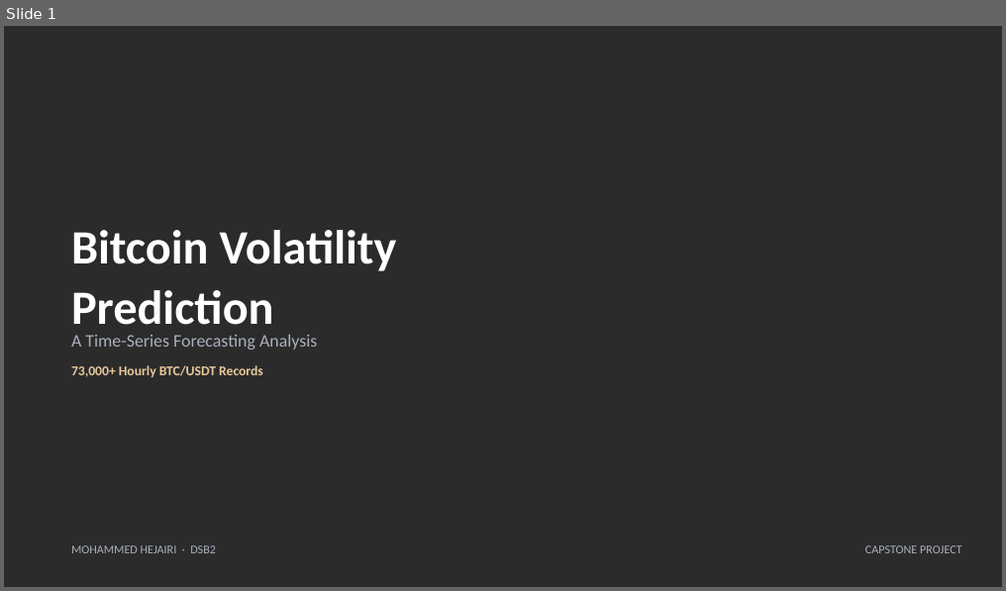
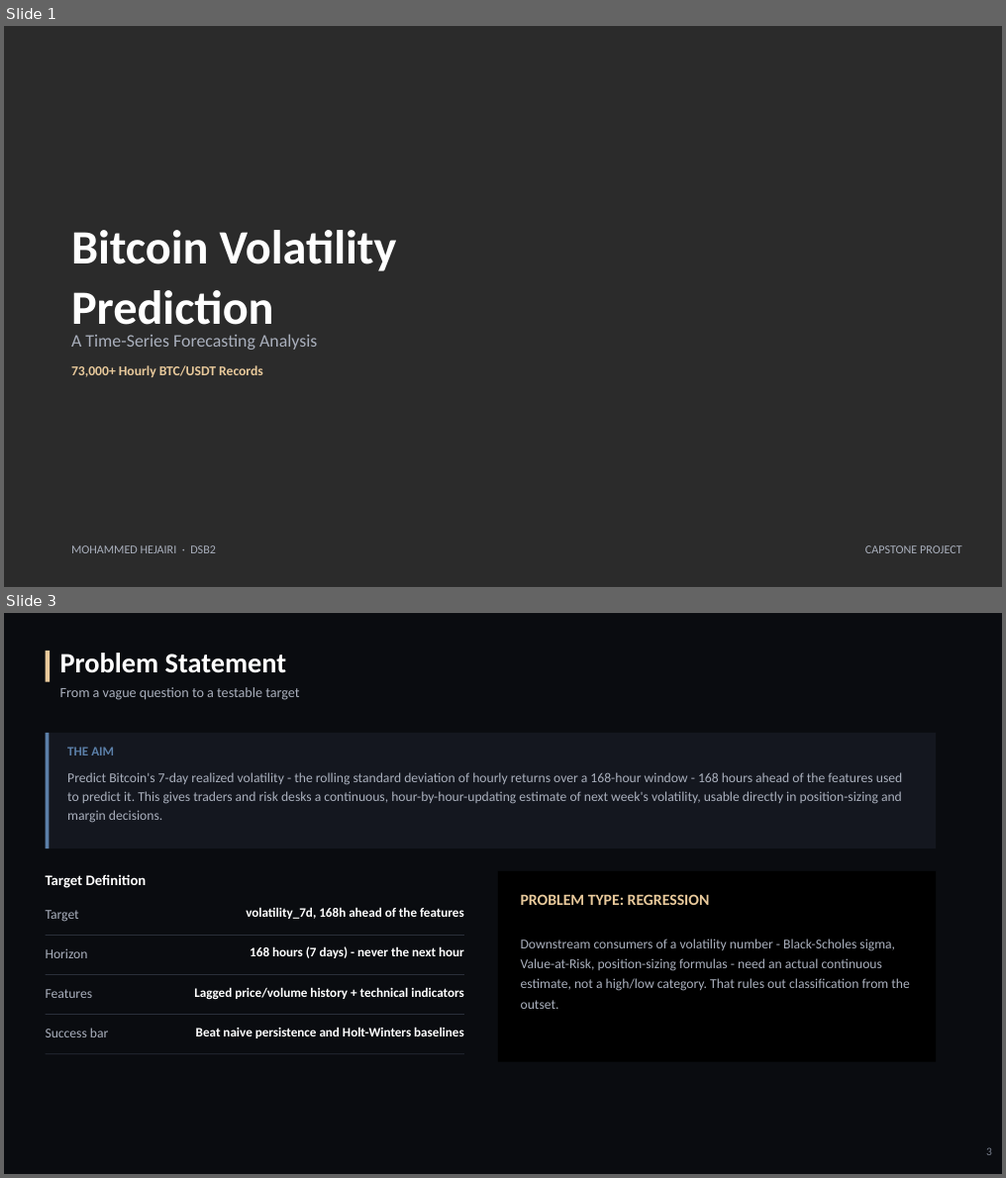
Before and after one commit to mhejairi10/bitcoin-volatility-prediction, a slide deck: presentation/capstone-btc-volatility-canva.pptx. Shown one above the other, each under a label of ours: slide 1 before the commit, slides 1 and 3 after it; the slides between them are not shown. The pictures are 1006x591 and 1006x1178 pixels, drawn with LibreOffice and Linux fonts; fonts in the diff are those of the drawing; background and template pictures are left out; a plain dark background stands for a picture behind light text. Boxes give left, top, right and bottom in pixels: in the first picture for what was removed or moved away, otherwise in the second. Text is boxed around its words. In the diff, an @@ line names an element or a change of style, - is before the commit and + after.

Commit message:
Add Introduction and Problem Statement slides to the Canva deck
Inserted after the title, before Objective: Introduction (the motivation
- boat analogy, why volatility not price - plus the four-row use-case
table) and Problem Statement (the aim, a target-definition table, and
the regression-not-classification framing), both pulled from the
report's own Section 1.1-1.3. Deck grows from 17 to 19 slides; all
subsequent page numbers renumbered accordingly.

```diff
--- a/presentation/capstone-btc-volatility-canva.pptx
+++ b/presentation/capstone-btc-volatility-canva.pptx
@@ slide 3 added at box(4, 613, 1002, 1174), background #FFFFFF @@
@@ rectangle added at box(4, 613, 1002, 1174), fill #0A0C10 @@
@@ rectangle added at box(46, 651, 50, 682), fill #E8C99B @@
@@ text added at box(60, 653, 287, 673), 27 pt, text #FFFFFF, bold @@
+Problem Statement
@@ text added at box(60, 687, 299, 700), 13.5 pt, text #A9AFBC @@
+From a vague question to a testable target
@@ rectangle added at box(46, 733, 936, 849), fill #14171F @@
@@ rectangle added at box(46, 733, 49, 849), fill #5B7FA8 @@
@@ text added at box(67, 747, 114, 756), 12.5 pt, text #5B7FA8, bold @@
+THE AIM
@@ text added at box(67, 772, 902, 823), 13 pt, text #A9AFBC @@
+Predict Bitcoin's 7-day realized volatility - the rolling standard deviation of hourly returns over a 168-hour window - 168 hours ahead of the features used to predict it. This gives traders and risk desks a continuous, hour-by-hour-updating estimate of next week's volatility, usable directly in position-sizing and margin decisions.
@@ text added at box(46, 874, 147, 888), 14 pt, text #FFFFFF, bold @@
+Target Definition
@@ rectangle added at box(498, 871, 936, 1062), fill #000000 @@
@@ text added at box(246, 907, 464, 919), 12.5 pt, text #FFFFFF, bold @@
+volatility_7d, 168h ahead of the features
@@ text added at box(521, 894, 710, 905), 15 pt, text #E8C99B, bold @@
+PROBLEM TYPE: REGRESSION
@@ text added at box(46, 910, 79, 922), 13 pt, text #A9AFBC @@
+Target
@@ rectangle added at box(46, 935, 464, 936), fill #2A2F3A @@
@@ text added at box(521, 939, 909, 1009), 13 pt, text #A9AFBC @@
+Downstream consumers of a volatility number - Black-Scholes sigma, Value-at-Risk, position-sizing formulas - need an actual continuous estimate, not a high/low category. That rules out classification from the outset.
@@ text added at box(46, 949, 88, 959), 13 pt, text #A9AFBC @@
+Horizon
@@ text added at box(250, 947, 464, 959), 12.5 pt, text #FFFFFF, bold @@
+168 hours (7 days) - never the next hour
@@ rectangle added at box(46, 974, 464, 975), fill #2A2F3A @@
@@ text added at box(46, 989, 93, 998), 13 pt, text #A9AFBC @@
+Features
@@ text added at box(194, 987, 463, 1000), 12.5 pt, text #FFFFFF, bold @@
+Lagged price/volume history + technical indicators
@@ rectangle added at box(46, 1014, 464, 1015), fill #2A2F3A @@
@@ text added at box(46, 1028, 108, 1038), 13 pt, text #A9AFBC @@
+Success bar
@@ text added at box(196, 1027, 464, 1039), 12.5 pt, text #FFFFFF, bold @@
+Beat naive persistence and Holt-Winters baselines
@@ rectangle added at box(46, 1054, 464, 1055), fill #2A2F3A @@
@@ text added at box(986, 1148, 992, 1156), 11 pt, text #777E8C @@
+3
```
Also in this commit, not shown: 16 slides changed, 1 other slide added, 1 other file.
